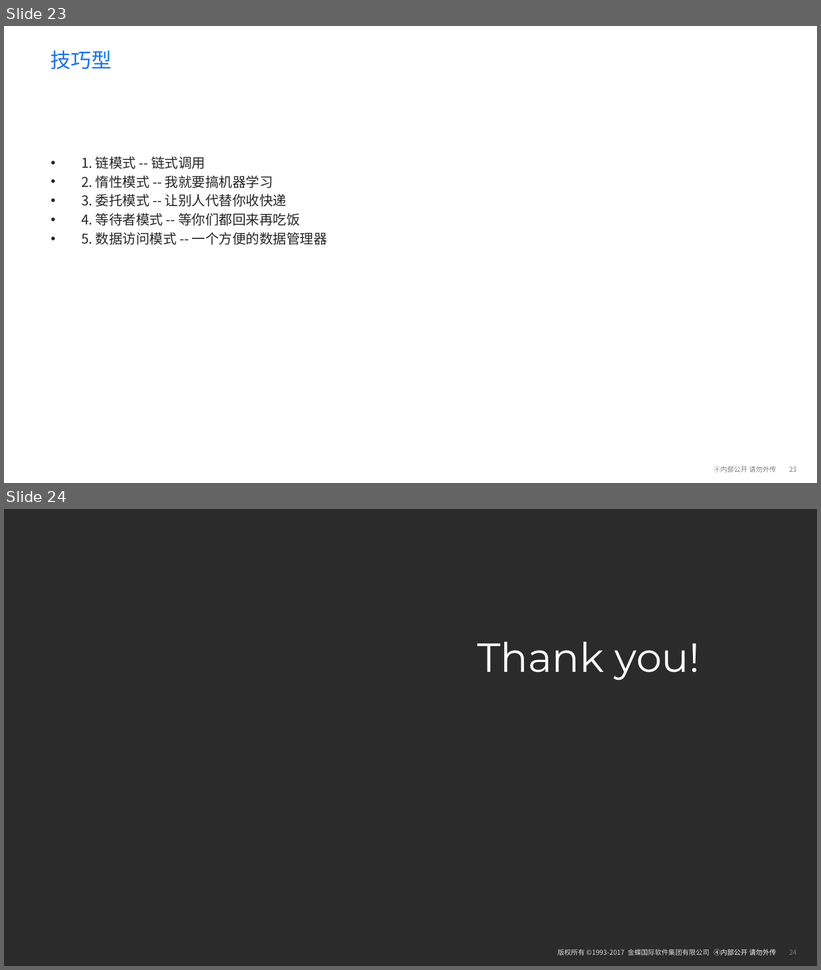
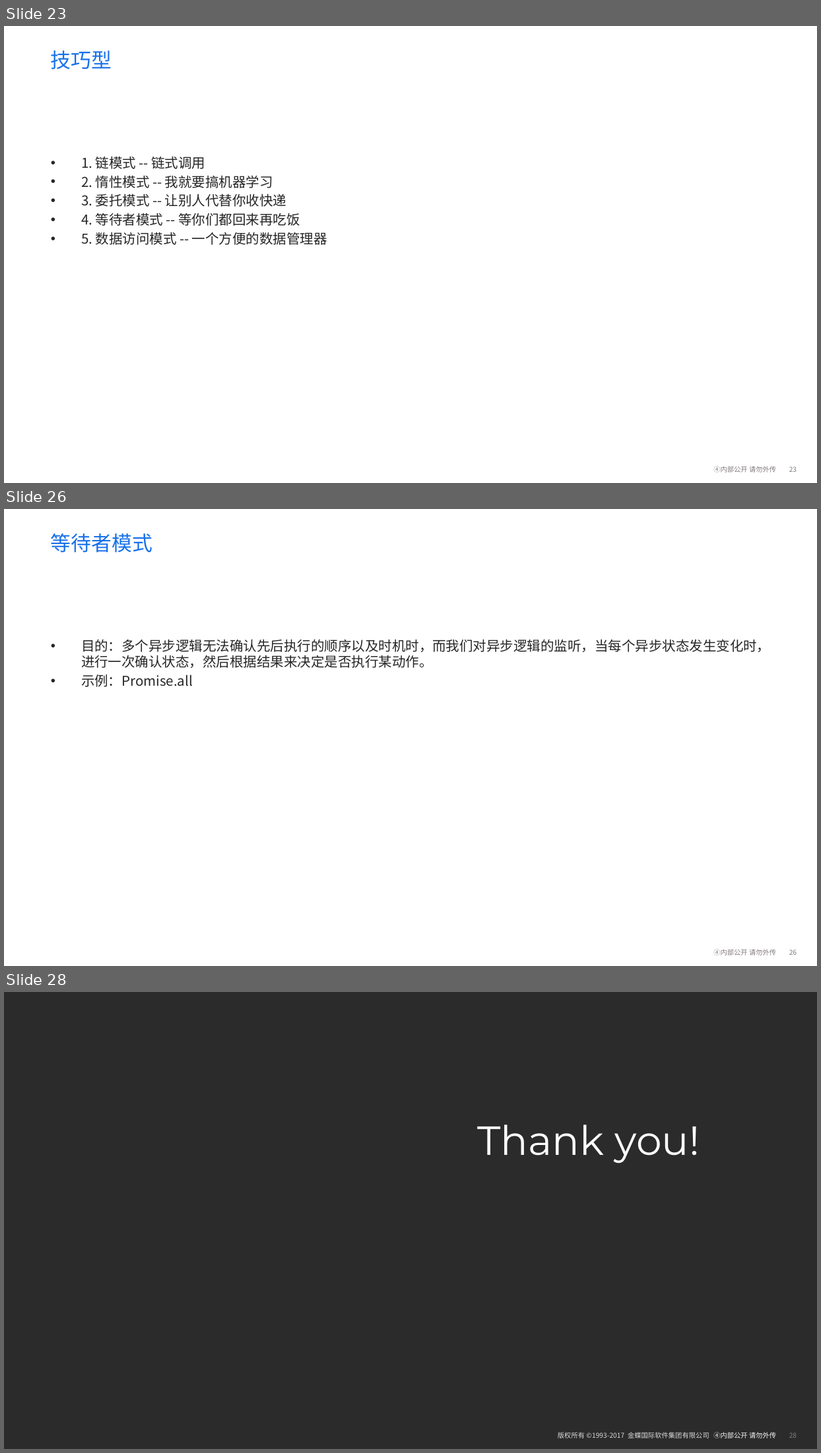
Before and after one commit to fionaVg1/wangyiyunketang, a slide deck: 分享/设计模式/前端之设计模式.pptx. Shown one above the other, each under a label of ours: slides 23 and 24 before the commit, slides 23, 26 and 28 after it; the slides between them are not shown. The pictures are 821x970 and 821x1453 pixels, drawn with LibreOffice and Linux fonts; fonts in the diff are those of the drawing; background and template pictures are left out; a plain dark background stands for a picture behind light text. Boxes give left, top, right and bottom in pixels: in the first picture for what was removed or moved away, otherwise in the second. Text is boxed around its words. In the diff, an @@ line names an element or a change of style, - is before the commit and + after.

```diff
--- a/分享/设计模式/前端之设计模式.pptx
+++ b/分享/设计模式/前端之设计模式.pptx
@@ slide 26 added at bbox=[4, 509, 817, 966], background #FFFFFF; not listed: 2 template elements that a slide beside it also shows @@
@@ title added at bbox=[51, 533, 152, 553], 24 pt, text #1771EA @@
+等待者模式
@@ text added at bbox=[81, 639, 770, 687], 16 pt, text #262626 @@
+• 目的：多个异步逻辑无法确认先后执行的顺序以及时机时，而我们对异步逻辑的监听，当每个异步状态发生变化时，进行一次确认状态，然后根据结果来决定是否执行某动作。
+• 示例：Promise.all
@@ what was slide 24 is now slide 28 @@
```
Also in this commit, not shown: 6 slides changed, 5 other slides added, 2 slides removed, 11 other files.
